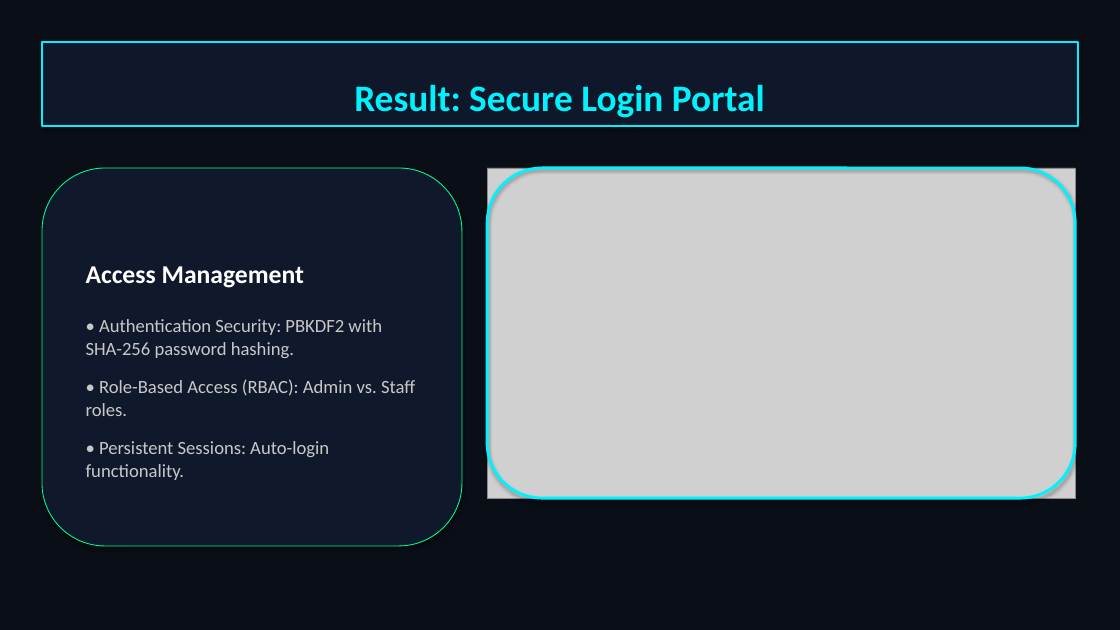
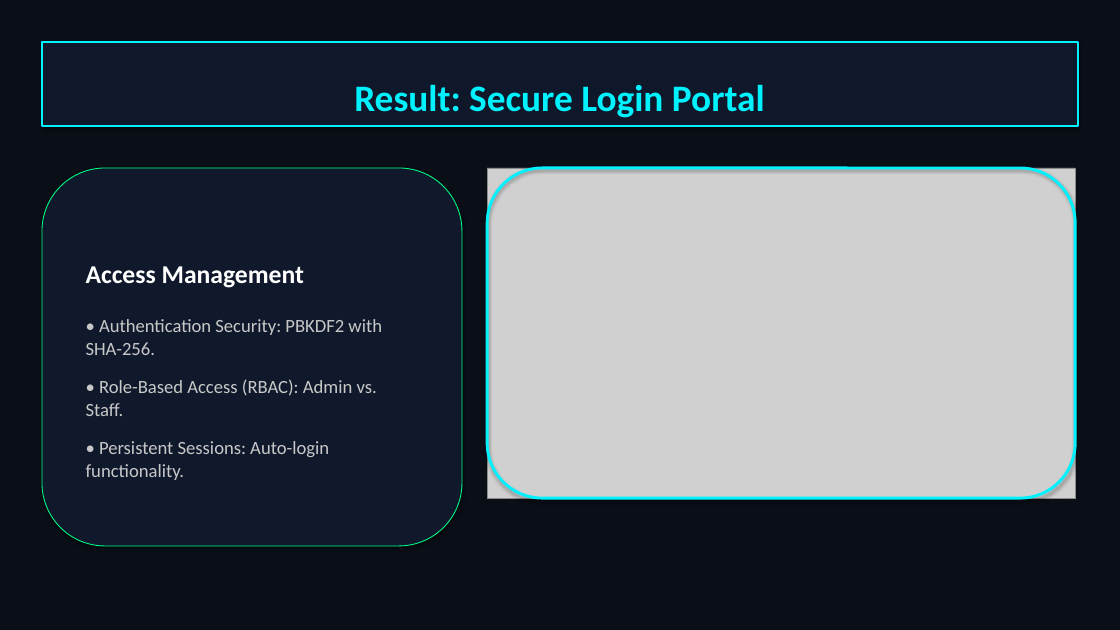
Before and after one commit to sanketkirdat08-cmd/vernaledger-ai, a slide deck: slide 2 of VernaLedger_Full_Presentation.pptx. Drawn at 1120x630 pixels with LibreOffice and Linux fonts; fonts in the diff are those of the drawing; grey boxes stand for pictures. Boxes give left, top, right and bottom in pixels: in the first picture for what was removed or moved away, otherwise in the second. Text is boxed around its words. In the diff, an @@ line names an element or a change of style, - is before the commit and + after.

```diff
--- a/VernaLedger_Full_Presentation.pptx
+++ b/VernaLedger_Full_Presentation.pptx
@@ text in rounded rectangle at [86, 319, 382, 416]: text changed @@
-• Authentication Security: PBKDF2 with SHA-256 password hashing.
-• Role-Based Access (RBAC): Admin vs. Staff roles.
+• Authentication Security: PBKDF2 with SHA-256.
+• Role-Based Access (RBAC): Admin vs. Staff.
```
Also in this commit, not shown: 6 other slides changed, 1 other file.
